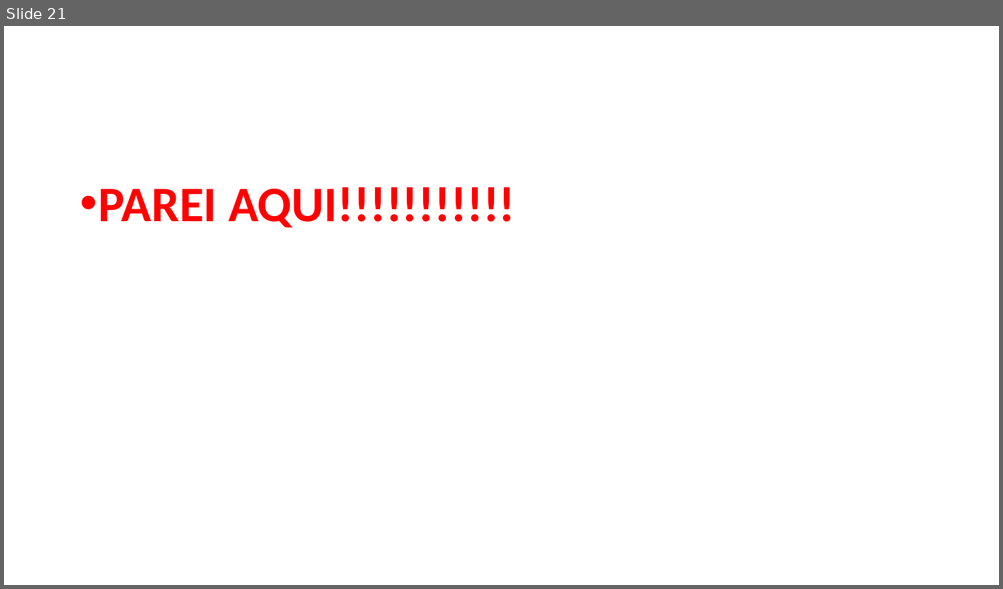
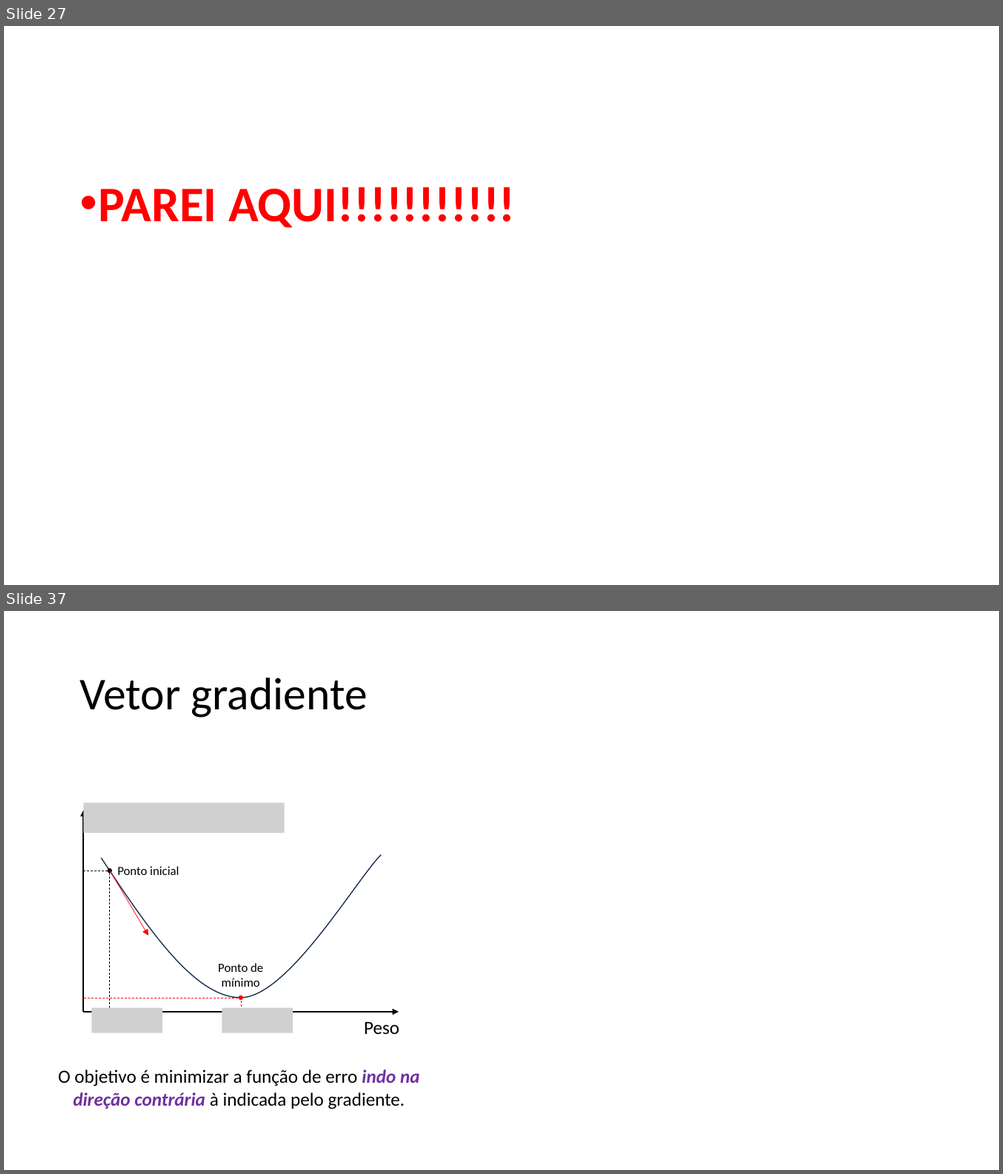
Before and after one commit to zz4fap/c24_inteligencia_artificial, a slide deck: slides/C24_Regressão.pptx. Shown one above the other, each under a label of ours: slide 21 before the commit, slides 27 and 37 after it; the slides between them are not shown. The pictures are 1003x589 and 1003x1174 pixels, drawn with LibreOffice and Linux fonts; fonts in the diff are those of the drawing; grey boxes stand for pictures. Boxes give left, top, right and bottom in pixels: in the first picture for what was removed or moved away, otherwise in the second. Text is boxed around its words. In the diff, an @@ line names an element or a change of style, - is before the commit and + after.

```diff
--- a/slides/C24_Regressão.pptx
+++ b/slides/C24_Regressão.pptx
@@ slide 37 added at bbox=[4, 611, 999, 1170], background #FFFFFF @@
@@ title added at bbox=[79, 678, 367, 718], 44 pt, text #000000 @@
+Vetor gradiente
@@ arrow added from (110, 871) to (148, 936), #FF0000 0.5 pt @@
@@ group added at bbox=[83, 803, 399, 1035]: 4 lines, 3 pictures, 3 texts, 2 arrows, 2 ellipses, 1 freeform shape @@
+Peso
+Ponto de mínimo
+Ponto inicial
@@ text added at bbox=[58, 1070, 420, 1110], 18 pt, text #000000 @@
+O objetivo é minimizar a função de erro indo na direção contrária à indicada pelo gradiente.
@@ what was slide 21 is now slide 27 @@
```
Also in this commit, not shown: 1 slide changed, 36 other slides added.
